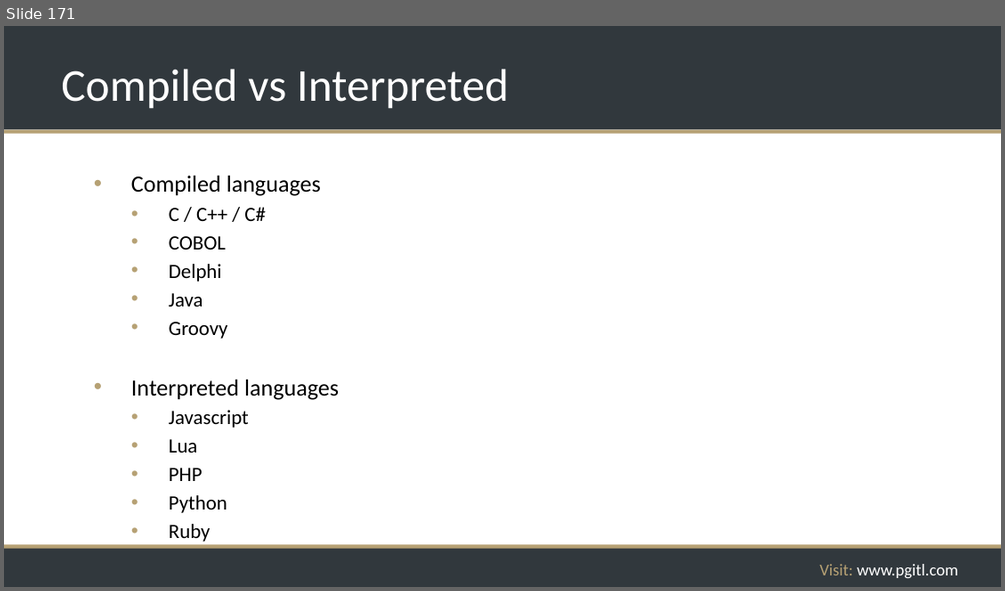
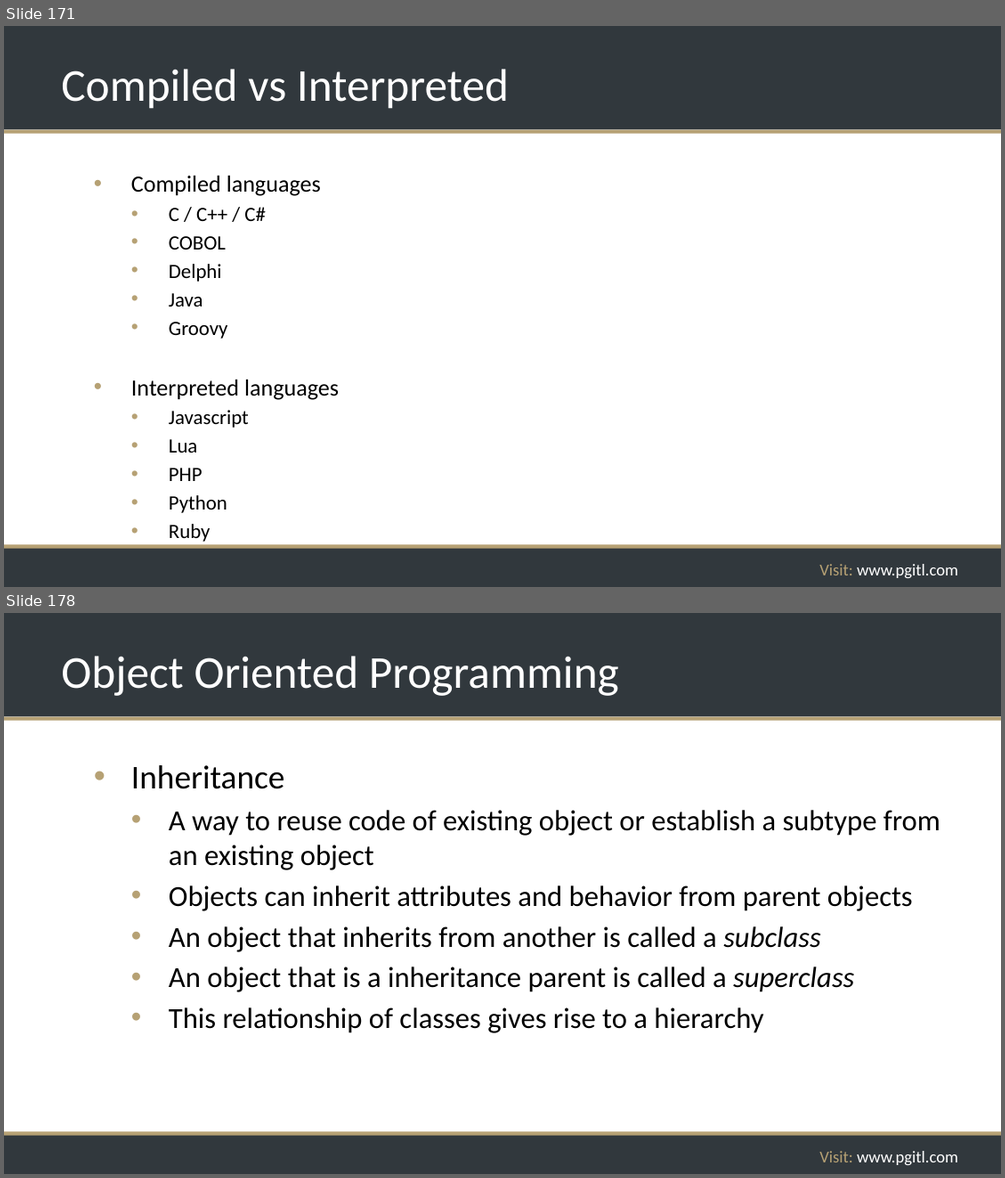
Before and after one commit to rikkouri/project-a, a slide deck: Programming Foundations.pptx. Shown one above the other, each under a label of ours: slide 171 before the commit, slides 171 and 178 after it; the slides between them are not shown. The pictures are 1005x591 and 1005x1178 pixels, drawn with LibreOffice and Linux fonts; fonts in the diff are those of the drawing; background and template pictures are left out. Boxes give left, top, right and bottom in pixels: in the first picture for what was removed or moved away, otherwise in the second. Text is boxed around its words. In the diff, an @@ line names an element or a change of style, - is before the commit and + after.

```diff
--- a/Programming Foundations.pptx
+++ b/Programming Foundations.pptx
@@ slide 178 added at (4,613,1001,1174), background #FFFFFF; not listed: 5 template elements that a slide beside it also shows @@
@@ title added at (61,656,619,696), 44 pt, text #FFFFFF @@
+Object Oriented Programming
@@ text added at (131,765,940,1033), 28 pt, text #000000 @@
+• Inheritance
+  • A way to reuse code of existing object or establish a subtype from an existing object
+  • Objects can inherit attributes and behavior from parent objects
+  • An object that inherits from another is called a subclass
+  • An object that is a inheritance parent is called a superclass
+  • This relationship of classes gives rise to a hierarchy
```
Also in this commit, not shown: 2 slides changed, 8 other slides added.
